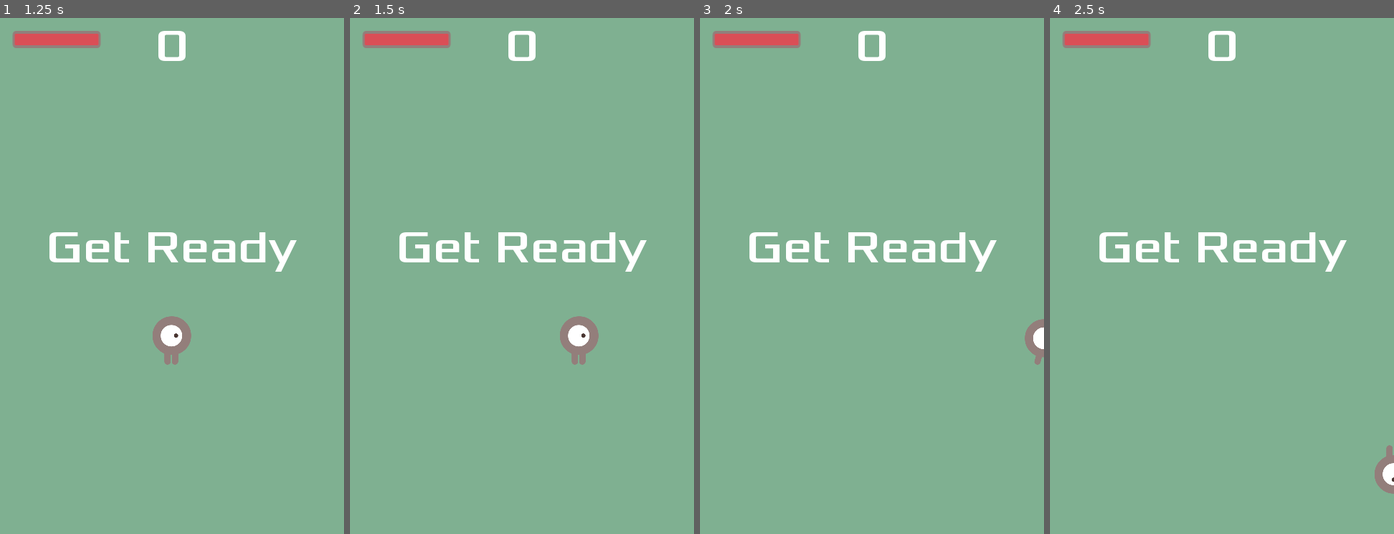
Above: before the commit, frames 1-4 (left to right).
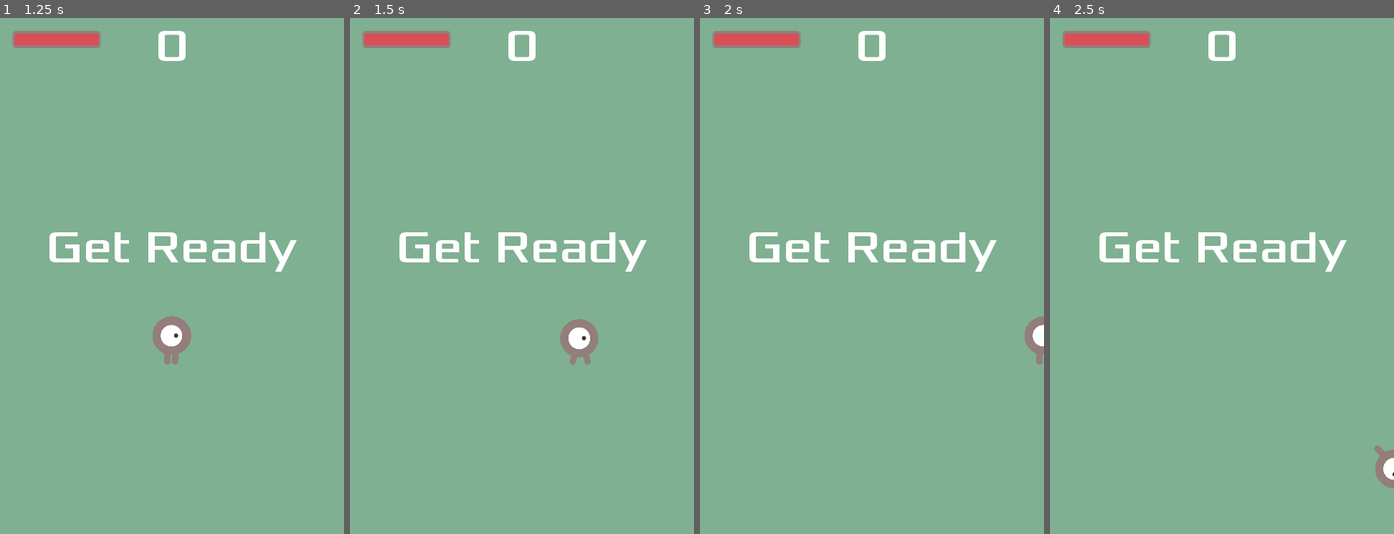
Above: after the commit, the same moments.

Repository: KL-7/godot-tutorial-dodge
Game: Godot game, scene res://scenes/Main/Main.tscn
Same seed, same stepped clock (60 frames per second), same inputs: the game is played once before the commit and once after it.
Inputs:
- Up to frame 1 (1.25 s): click "Start" at 0.5 s
- Up to frame 2 (1.5 s): tap Enter at 1.25 s; hold Right (ui_right) from 1.28 s (still down)
- Up to frame 3 (2 s): keep holding Right (ui_right)
- Up to frame 4 (2.5 s): release Right (ui_right) at 2.03 s; hold Down (ui_down) from 2.03 s (still down)

Frame 1 is identical in both runs. In frame 2, 0.2% of the frame differs, in the area x 61-73%, y 57-68%; in frame 3, 0.1%; in frame 4, 0.2%.

Commit message:
Switch Player to AnimationTree

Diff:
--- a/scenes/Player/Player.gd
+++ b/scenes/Player/Player.gd
@@ -27,10 +27,10 @@
 	hide()
 
 func _process(delta):
-	var velocity = calc_velocity()
+	var input_vector = calc_input_vector()
 
-	update_position(velocity, delta)
-	update_animation(velocity)
+	update_position(input_vector, delta)
+	update_animation(input_vector)
 
 
 ### Signals
@@ -48,32 +48,25 @@
 
 ### Private
 
-func calc_velocity():
-	var velocity = Vector2()
-	velocity.x = Input.get_action_strength("ui_right") - Input.get_action_strength("ui_left")
-	velocity.y = Input.get_action_strength("ui_down") - Input.get_action_strength("ui_up")
+func calc_input_vector():
+	var input_vector = Vector2()
+	input_vector.x = Input.get_action_strength("ui_right") - Input.get_action_strength("ui_left")
+	input_vector.y = Input.get_action_strength("ui_down") - Input.get_action_strength("ui_up")
 
-	if velocity.length() > 0:
-		velocity = velocity.normalized() * speed
+	if input_vector.length() > 0:
+		input_vector = input_vector.normalized()
 
-	return velocity
+	return input_vector
 
-func update_position(velocity, delta):
-	position += velocity * delta
+func update_position(input_vector, delta):
+	position += input_vector * speed * delta
 	position.x = clamp(position.x, 0, screen_size.x)
 	position.y = clamp(position.y, 0, screen_size.y)
 
-func update_animation(velocity):
-	if velocity.length() > 0:
-		$AnimationPlayer.play()
+func update_animation(input_vector):
+	if input_vector.length() > 0:
+		$AnimationTree.set("parameters/idle/blend_position", input_vector)
+		$AnimationTree.set("parameters/move/blend_position", input_vector)
+		$AnimationTree.get("parameters/playback").travel("move")
 	else:
-		$AnimationPlayer.stop()
-
-	if velocity.x > 0:
-		$AnimationPlayer.current_animation = "move_right"
-	elif velocity.x < 0:
-		$AnimationPlayer.current_animation = "move_left"
-	elif velocity.y > 0:
-		$AnimationPlayer.current_animation = "move_down"
-	elif velocity.y < 0:
-		$AnimationPlayer.current_animation = "move_up"
+		$AnimationTree.get("parameters/playback").travel("idle")
--- a/scenes/Player/Player.tscn
+++ b/scenes/Player/Player.tscn
@@ -46,21 +46,21 @@
 "values": [ false ]
 }
 
-[sub_resource type="Animation" id=6]
-resource_name = "move_down"
-length = 0.4
-loop = true
-tracks/0/type = "value"
-tracks/0/path = NodePath("Sprite:frame")
-tracks/0/interp = 1
-tracks/0/loop_wrap = true
-tracks/0/imported = false
-tracks/0/enabled = true
-tracks/0/keys = {
-"times": PoolRealArray( 0, 0.2 ),
-"transitions": PoolRealArray( 1, 1 ),
-"update": 1,
-"values": [ 0, 1 ]
+[sub_resource type="Animation" id=14]
+resource_name = "idle_down"
+length = 0.1
+loop = true
+tracks/0/type = "value"
+tracks/0/path = NodePath("Sprite:frame")
+tracks/0/interp = 1
+tracks/0/loop_wrap = true
+tracks/0/imported = false
+tracks/0/enabled = true
+tracks/0/keys = {
+"times": PoolRealArray( 0 ),
+"transitions": PoolRealArray( 1 ),
+"update": 1,
+"values": [ 0 ]
 }
 tracks/1/type = "value"
 tracks/1/path = NodePath("Sprite:flip_v")
@@ -75,21 +75,21 @@
 "values": [ true ]
 }
 
-[sub_resource type="Animation" id=5]
-resource_name = "move_left"
-length = 0.4
-loop = true
-tracks/0/type = "value"
-tracks/0/path = NodePath("Sprite:frame")
-tracks/0/interp = 1
-tracks/0/loop_wrap = true
-tracks/0/imported = false
-tracks/0/enabled = true
-tracks/0/keys = {
-"times": PoolRealArray( 0, 0.2 ),
-"transitions": PoolRealArray( 1, 1 ),
-"update": 1,
-"values": [ 2, 3 ]
+[sub_resource type="Animation" id=15]
+resource_name = "idle_left"
+length = 0.1
+loop = true
+tracks/0/type = "value"
+tracks/0/path = NodePath("Sprite:frame")
+tracks/0/interp = 1
+tracks/0/loop_wrap = true
+tracks/0/imported = false
+tracks/0/enabled = true
+tracks/0/keys = {
+"times": PoolRealArray( 0 ),
+"transitions": PoolRealArray( 1 ),
+"update": 1,
+"values": [ 2 ]
 }
 tracks/1/type = "value"
 tracks/1/path = NodePath("Sprite:flip_h")
@@ -116,21 +116,21 @@
 "values": [ false ]
 }
 
-[sub_resource type="Animation" id=4]
-resource_name = "move_right"
-length = 0.4
-loop = true
-tracks/0/type = "value"
-tracks/0/path = NodePath("Sprite:frame")
-tracks/0/interp = 1
-tracks/0/loop_wrap = true
-tracks/0/imported = false
-tracks/0/enabled = true
-tracks/0/keys = {
-"times": PoolRealArray( 0, 0.2 ),
-"transitions": PoolRealArray( 1, 1 ),
-"update": 1,
-"values": [ 2, 3 ]
+[sub_resource type="Animation" id=17]
+resource_name = "idle_right"
+length = 0.1
+loop = true
+tracks/0/type = "value"
+tracks/0/path = NodePath("Sprite:frame")
+tracks/0/interp = 1
+tracks/0/loop_wrap = true
+tracks/0/imported = false
+tracks/0/enabled = true
+tracks/0/keys = {
+"times": PoolRealArray( 0 ),
+"transitions": PoolRealArray( 1 ),
+"update": 1,
+"values": [ 2 ]
 }
 tracks/1/type = "value"
 tracks/1/path = NodePath("Sprite:flip_h")
@@ -157,6 +157,146 @@
 "values": [ false ]
 }
 
+[sub_resource type="Animation" id=16]
+resource_name = "idle_up"
+length = 0.1
+loop = true
+tracks/0/type = "value"
+tracks/0/path = NodePath("Sprite:frame")
+tracks/0/interp = 1
+tracks/0/loop_wrap = true
+tracks/0/imported = false
+tracks/0/enabled = true
+tracks/0/keys = {
+"times": PoolRealArray( 0 ),
+"transitions": PoolRealArray( 1 ),
+"update": 1,
+"values": [ 0 ]
+}
+tracks/1/type = "value"
+tracks/1/path = NodePath("Sprite:flip_v")
+tracks/1/interp = 1
+tracks/1/loop_wrap = true
+tracks/1/imported = false
+tracks/1/enabled = true
+tracks/1/keys = {
+"times": PoolRealArray( 0 ),
+"transitions": PoolRealArray( 1 ),
+"update": 1,
+"values": [ false ]
+}
+
+[sub_resource type="Animation" id=6]
+resource_name = "move_down"
+length = 0.4
+loop = true
+tracks/0/type = "value"
+tracks/0/path = NodePath("Sprite:frame")
+tracks/0/interp = 1
+tracks/0/loop_wrap = true
+tracks/0/imported = false
+tracks/0/enabled = true
+tracks/0/keys = {
+"times": PoolRealArray( 0, 0.2 ),
+"transitions": PoolRealArray( 1, 1 ),
+"update": 1,
+"values": [ 1, 0 ]
+}
+tracks/1/type = "value"
+tracks/1/path = NodePath("Sprite:flip_v")
+tracks/1/interp = 1
+tracks/1/loop_wrap = true
+tracks/1/imported = false
+tracks/1/enabled = true
+tracks/1/keys = {
+"times": PoolRealArray( 0 ),
+"transitions": PoolRealArray( 1 ),
+"update": 1,
+"values": [ true ]
+}
+
+[sub_resource type="Animation" id=5]
+resource_name = "move_left"
+length = 0.4
+loop = true
+tracks/0/type = "value"
+tracks/0/path = NodePath("Sprite:frame")
+tracks/0/interp = 1
+tracks/0/loop_wrap = true
+tracks/0/imported = false
+tracks/0/enabled = true
+tracks/0/keys = {
+"times": PoolRealArray( 0, 0.2 ),
+"transitions": PoolRealArray( 1, 1 ),
+"update": 1,
+"values": [ 3, 2 ]
+}
+tracks/1/type = "value"
+tracks/1/path = NodePath("Sprite:flip_h")
+tracks/1/interp = 1
+tracks/1/loop_wrap = true
+tracks/1/imported = false
+tracks/1/enabled = true
+tracks/1/keys = {
+"times": PoolRealArray( 0 ),
+"transitions": PoolRealArray( 1 ),
+"update": 1,
+"values": [ true ]
+}
+tracks/2/type = "value"
+tracks/2/path = NodePath("Sprite:flip_v")
+tracks/2/interp = 1
+tracks/2/loop_wrap = true
+tracks/2/imported = false
+tracks/2/enabled = true
+tracks/2/keys = {
+"times": PoolRealArray( 0 ),
+"transitions": PoolRealArray( 1 ),
+"update": 1,
+"values": [ false ]
+}
+
+[sub_resource type="Animation" id=4]
+resource_name = "move_right"
+length = 0.4
+loop = true
+tracks/0/type = "value"
+tracks/0/path = NodePath("Sprite:frame")
+tracks/0/interp = 1
+tracks/0/loop_wrap = true
+tracks/0/imported = false
+tracks/0/enabled = true
+tracks/0/keys = {
+"times": PoolRealArray( 0, 0.2 ),
+"transitions": PoolRealArray( 1, 1 ),
+"update": 1,
+"values": [ 3, 2 ]
+}
+tracks/1/type = "value"
+tracks/1/path = NodePath("Sprite:flip_h")
+tracks/1/interp = 1
+tracks/1/loop_wrap = true
+tracks/1/imported = false
+tracks/1/enabled = true
+tracks/1/keys = {
+"times": PoolRealArray( 0 ),
+"transitions": PoolRealArray( 1 ),
+"update": 1,
+"values": [ false ]
+}
+tracks/2/type = "value"
+tracks/2/path = NodePath("Sprite:flip_v")
+tracks/2/interp = 1
+tracks/2/loop_wrap = true
+tracks/2/imported = false
+tracks/2/enabled = true
+tracks/2/keys = {
+"times": PoolRealArray( 0 ),
+"transitions": PoolRealArray( 1 ),
+"update": 1,
+"values": [ false ]
+}
+
 [sub_resource type="Animation" id=7]
 resource_name = "move_up"
 length = 0.4
@@ -171,7 +311,7 @@
 "times": PoolRealArray( 0, 0.2 ),
 "transitions": PoolRealArray( 1, 1 ),
 "update": 1,
-"values": [ 0, 1 ]
+"values": [ 1, 0 ]
 }
 tracks/1/type = "value"
 tracks/1/path = NodePath("Sprite:flip_v")
@@ -185,6 +325,69 @@
 "update": 1,
 "values": [ false ]
 }
+
+[sub_resource type="AnimationNodeAnimation" id=18]
+animation = "idle_left"
+
+[sub_resource type="AnimationNodeAnimation" id=19]
+animation = "idle_down"
+
+[sub_resource type="AnimationNodeAnimation" id=20]
+animation = "idle_right"
+
+[sub_resource type="AnimationNodeAnimation" id=21]
+animation = "idle_up"
+
+[sub_resource type="AnimationNodeBlendSpace2D" id=22]
+blend_point_0/node = SubResource( 18 )
+blend_point_0/pos = Vector2( -1, 0 )
+blend_point_1/node = SubResource( 19 )
+blend_point_1/pos = Vector2( 0, 1 )
+blend_point_2/node = SubResource( 20 )
+blend_point_2/pos = Vector2( 1, 0 )
+blend_point_3/node = SubResource( 21 )
+blend_point_3/pos = Vector2( 0, -1 )
+blend_mode = 1
+
+[sub_resource type="AnimationNodeAnimation" id=23]
+animation = "move_down"
+
+[sub_resource type="AnimationNodeAnimation" id=24]
+animation = "move_right"
+
+[sub_resource type="AnimationNodeAnimation" id=25]
+animation = "move_up"
+
+[sub_resource type="AnimationNodeAnimation" id=26]
+animation = "move_left"
+
+[sub_resource type="AnimationNodeBlendSpace2D" id=27]
+blend_point_0/node = SubResource( 23 )
+blend_point_0/pos = Vector2( 0, 1 )
+blend_point_1/node = SubResource( 24 )
+blend_point_1/pos = Vector2( 1.1, 0 )
+blend_point_2/node = SubResource( 25 )
+blend_point_2/pos = Vector2( 0, -1 )
+blend_point_3/node = SubResource( 26 )
+blend_point_3/pos = Vector2( -1.1, 0 )
+min_space = Vector2( -1.2, -1.2 )
+max_space = Vector2( 1.2, 1.2 )
+blend_mode = 1
+
+[sub_resource type="AnimationNodeStateMachineTransition" id=28]
+
+[sub_resource type="AnimationNodeStateMachineTransition" id=29]
+
+[sub_resource type="AnimationNodeStateMachine" id=8]
+states/idle/node = SubResource( 22 )
+states/idle/position = Vector2( 365.5, 55.5625 )
+states/move/node = SubResource( 27 )
+states/move/position = Vector2( 561, 54.625 )
+transitions = [ "idle", "move", SubResource( 28 ), "move", "idle", SubResource( 29 ) ]
+start_node = "idle"
+graph_offset = Vector2( -109.362, -79.4226 )
+
+[sub_resource type="AnimationNodeStateMachinePlayback" id=9]
 
 [node name="Player" type="Area2D"]
 script = ExtResource( 4 )
@@ -203,9 +406,21 @@
 
 [node name="AnimationPlayer" type="AnimationPlayer" parent="."]
 anims/RESET = SubResource( 3 )
+anims/idle_down = SubResource( 14 )
+anims/idle_left = SubResource( 15 )
+anims/idle_right = SubResource( 17 )
+anims/idle_up = SubResource( 16 )
 anims/move_down = SubResource( 6 )
 anims/move_left = SubResource( 5 )
 anims/move_right = SubResource( 4 )
 anims/move_up = SubResource( 7 )
 
+[node name="AnimationTree" type="AnimationTree" parent="."]
+tree_root = SubResource( 8 )
+anim_player = NodePath("../AnimationPlayer")
+active = true
+parameters/playback = SubResource( 9 )
+parameters/idle/blend_position = Vector2( 1, 0 )
+parameters/move/blend_position = Vector2( 0, 0 )
+
 [connection signal="body_entered" from="." to="." method="_on_Player_body_entered"]
Not shown: 1 places in scenes/Player/Player.tscn that only renumber resources
